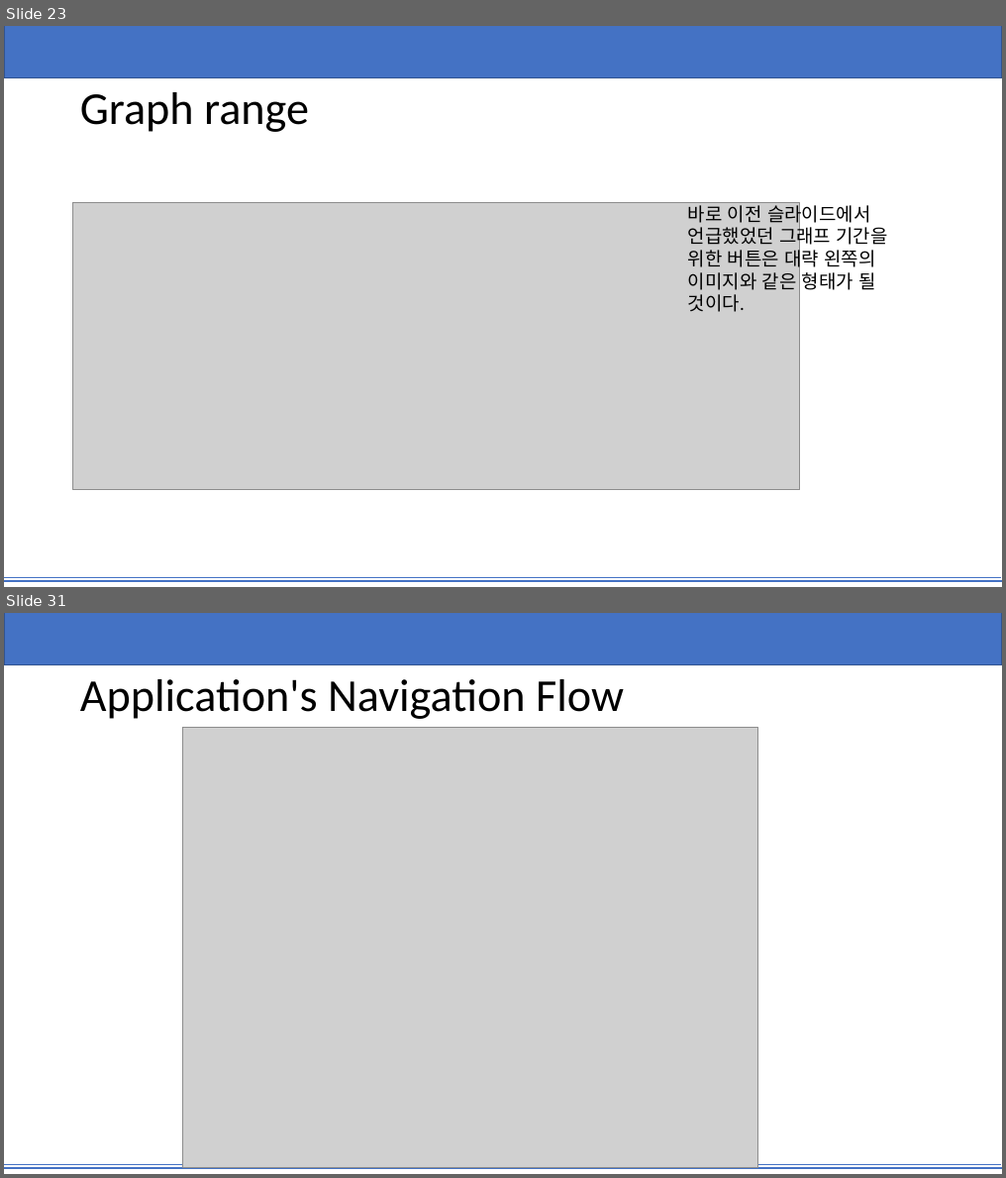
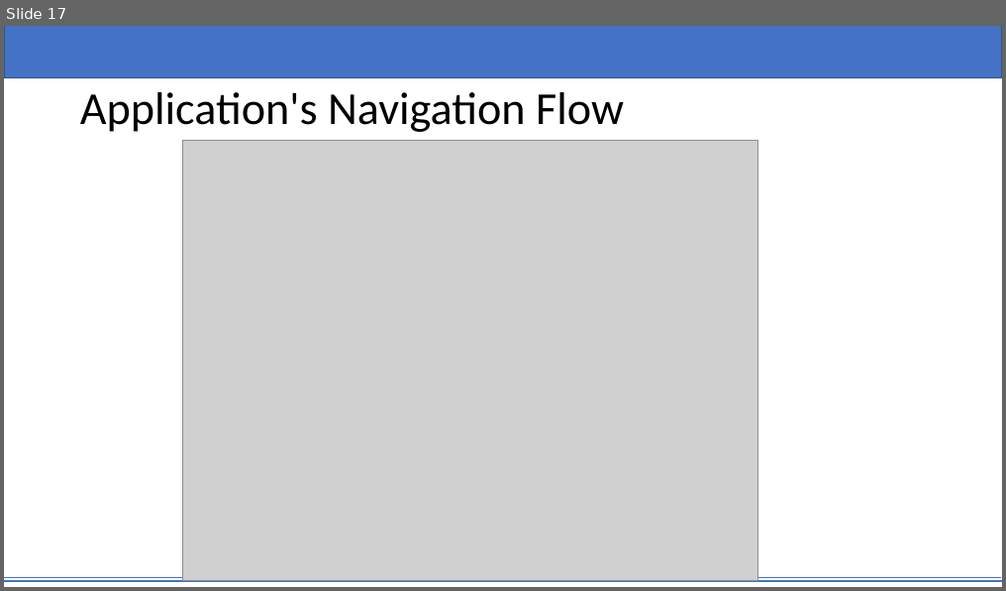
Before and after one commit to yjin910/Technonia_i_app, a slide deck: TEMS.pptx. Shown one above the other, each under a label of ours: slides 23 and 31 before the commit, slide 17 after it; the slides between them are not shown. The pictures are 1006x1178 and 1006x591 pixels, drawn with LibreOffice and Linux fonts; fonts in the diff are those of the drawing; grey boxes stand for pictures. Boxes give left, top, right and bottom in pixels: in the first picture for what was removed or moved away, otherwise in the second. Text is boxed around its words. In the diff, an @@ line names an element or a change of style, - is before the commit and + after.

```diff
--- a/TEMS.pptx
+++ b/TEMS.pptx
@@ slide 23 removed at box(4, 26, 1002, 587), background #FFFFFF; not listed: 3 template elements that a slide beside it also shows @@
@@ title removed at box(80, 92, 309, 132) @@
-Graph range
@@ picture removed at box(73, 202, 801, 490) @@
@@ text removed at box(688, 201, 888, 312) @@
-바로 이전 슬라이드에서 언급했었던 그래프 기간을 위한 버튼은 대략 왼쪽의 이미지와 같은 형태가 될 것이다.
@@ what was slide 31 is now slide 17 @@
```
Also in this commit, not shown: 8 slides changed, 6 slides added, 27 other slides removed, 5 other files.
